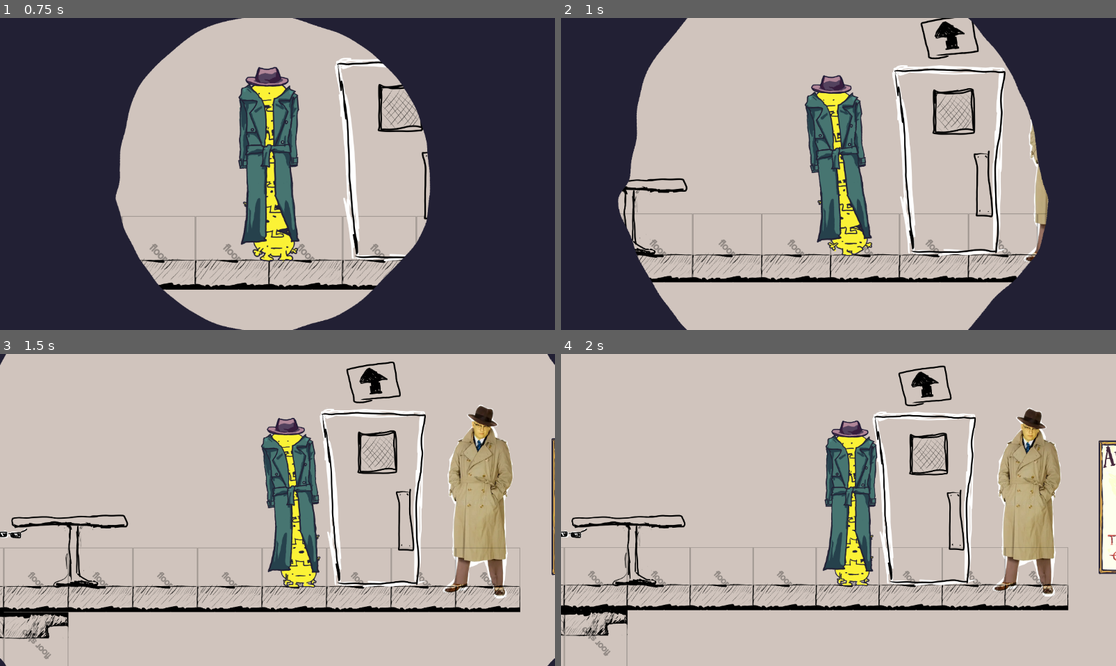
Above: before the commit, frames 1-4 (two rows, left to right).
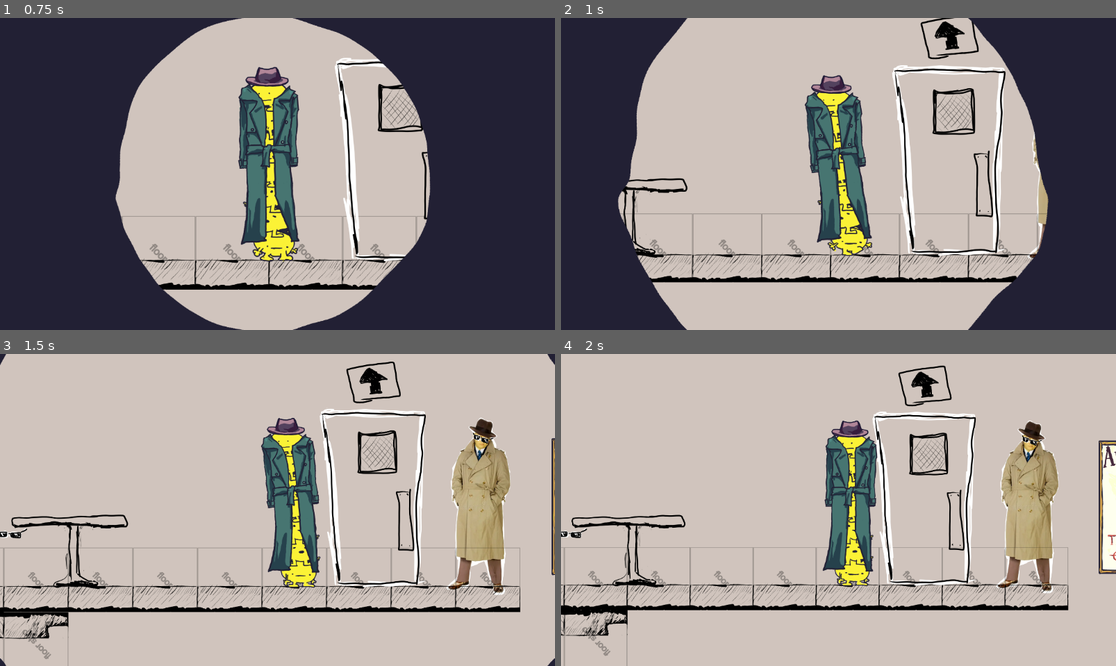
Above: after the commit, the same moments.

Repository: JCoMcL/gourt-game
Game: Godot game, scene res://level/level-container.tscn
Two runs of this game, one before a commit and one after it. Both use one fixed random seed, a clock stepped at 60 frames per second and the inputs below.
Inputs (mouse positions are in pixels of both pictures, inside the frame that each line leads up to):
- Up to frame 1 (0.75 s): move the mouse to (399, 158) at 0.52 s; press the mouse at (399, 158) at 0.53 s; hold Right (go right) from 0.53 s (still down)
- Up to frame 2 (1 s): keep holding Right (go right); tap Mouse wheel down (move equipment down) at 0.8 s
- Up to frame 3 (1.5 s): release Right (go right) at 1.25 s; release the mouse at (399, 494) at 1.25 s; drag from (166, 525) to (11, 531) at 1.27 s
- Up to frame 4 (2 s): no input

Frame 1 is identical in both runs. In frame 2, 0.4% of the frame differs, in the area x 83-88%, y 32-79%; in frame 3, 2.1%, in the area x 79-93%, y 16-79%; in frame 4, 2.0%.

Commit message:
add sunglasses to thirsty guy and make them grabable. This required fixing four different todos.

Diff:
--- a/actors/cast/thirsty_guy.tscn
+++ b/actors/cast/thirsty_guy.tscn
@@ -4,12 +4,16 @@
 [ext_resource type="Shader" uid="uid://dv5u4k7v7wyed" path="res://actors/animated.gdshader" id="2_s2wio"]
 [ext_resource type="Texture2D" uid="uid://c0u7qvls5qpho" path="res://actors/cast/thirsty guy.png" id="3_cg3qy"]
 [ext_resource type="Script" uid="uid://c4qa3jat54ahi" path="res://actors/cast/thirsty_guy.gd" id="3_s2wio"]
+[ext_resource type="PackedScene" uid="uid://c6a0ra2cd2h4g" path="res://props/sunglasses.tscn" id="5_cg3qy"]
 
 [sub_resource type="ShaderMaterial" id="ShaderMaterial_s2wio"]
 resource_local_to_scene = true
 shader = ExtResource("2_s2wio")
 shader_parameter/grow = 0.0
 shader_parameter/handle = Vector2(0, 0)
+
+[sub_resource type="RectangleShape2D" id="RectangleShape2D_cg3qy"]
+size = Vector2(88, 544)
 
 [node name="Thirsty Guy" unique_id=1223829275 instance=ExtResource("1_d25gp")]
 material = SubResource("ShaderMaterial_s2wio")
@@ -18,6 +22,8 @@
 
 [node name="Sprite2D" parent="." index="0" unique_id=824274135]
 material = SubResource("ShaderMaterial_s2wio")
+position = Vector2(1.9999999, -264.00003)
+scale = Vector2(0.915, 0.915)
 texture = ExtResource("3_cg3qy")
 
 [node name="Handle" parent="Sprite2D" index="0" unique_id=454969162]
@@ -29,5 +35,11 @@
 offset_right = 33.53
 offset_bottom = 101.69
 
+[node name="Sunglasses" parent="Sprite2D" index="1" unique_id=52238508 instance=ExtResource("5_cg3qy")]
+position = Vector2(13.114752, -246.99449)
+rotation = 0.28378794
+scale = Vector2(0.48231608, 0.5582207)
+
 [node name="CollisionShape2D" parent="." index="1" unique_id=367172346]
-position = Vector2(3, -301.75)
+position = Vector2(7, -272)
+shape = SubResource("RectangleShape2D_cg3qy")
--- a/gourts/disguise/disguise.gd
+++ b/gourts/disguise/disguise.gd
@@ -80,7 +80,7 @@
 		transform.x = wearer.transform.x # Hack to unflip self if parent flips
 	else:
 		z_as_relative = false
-		z_index = wearer.z_index + plus_z #TODO calculate the wearer's global z_index
+		z_index = Yute.get_canvas_item_global_z(wearer) + plus_z
 
 	clear_points()
 	add_point_from(wearer.get_node("Perch"))
--- a/player.gd
+++ b/player.gd
@@ -109,15 +109,31 @@
 		if _selected_gourt:
 			_selected_item = _selected_gourt.move_equipment(direction, item)
 
+func most_eligible_interactable(items: Array, point: Vector2) -> Node:
+	var visible_items = items.filter(func(i): return not i is CanvasItem or i.is_visible_in_tree())
+	if visible_items.is_empty():
+		return null
+	return visible_items.reduce(func(best, candidate):
+		var zb = Yute.get_canvas_item_global_z(best) if best is CanvasItem else 0
+		var zc = Yute.get_canvas_item_global_z(candidate) if candidate is CanvasItem else 0
+		if zc != zb:
+			return candidate if zc > zb else best
+		var db = best.global_position.distance_squared_to(point) if best is Node2D else INF
+		var dc = candidate.global_position.distance_squared_to(point) if candidate is Node2D else INF
+		return candidate if dc < db else best
+	)
+
 func try_quick_move_item(ev: InputEvent, direction: int):
-	var items = Clision.get_objects_at(event_position(ev), "interactive") #TODO sort this list for more consisten results
+	var ev_pos = event_position(ev)
+	var items = Clision.get_objects_at(ev_pos, "interactive")
 	if _selected_gourt not in items:
 		_selected_gourt = null
 
-	if items:
-		var item_gourt = items[0] if items[0] is Gourt else Gourtilities.get_equipment_owner(items[0])
+	var top = most_eligible_interactable(items, ev_pos)
+	if top:
+		var item_gourt = top if top is Gourt else Gourtilities.get_equipment_owner(top)
 		if Gourtilities.in_same_stack(player_character, item_gourt):
-			quick_move_item(items[0], direction)
+			quick_move_item(top, direction)
 			return
 	if _selected_item:
 		if Gourtilities.in_same_stack(player_character, Gourtilities.get_equipment_owner(_selected_item)):
@@ -134,8 +150,9 @@
 	if ev.is_action_pressed("interact"):
 		var ev_pos = event_position(ev)
 		var interactables = Clision.get_objects_at(ev_pos, "interactive")
-		if interactables:
-			player_character._interact(interactables[0], ev_pos) #TODO we should try to handle the whole array not just whatever is arbitrarily the first element
+		var top = most_eligible_interactable(interactables, ev_pos)
+		if top:
+			player_character._interact(top, ev_pos)
 	elif ev.is_action_pressed("move equipment up"):
 		try_quick_move_item(ev, Direction.UP)
 	elif ev.is_action_pressed("move equipment down"):
--- a/props/equipable.gd
+++ b/props/equipable.gd
@@ -28,7 +28,7 @@
 			reparent(target_slot)
 		else:
 			target_slot.add_child(self)
-	position = Vector2.ZERO
+	transform = Transform2D.IDENTITY
 	return true
 
 func rigor_mortis():
--- a/props/water_cooler.tscn
+++ b/props/water_cooler.tscn
@@ -14,66 +14,49 @@
 [sub_resource type="RectangleShape2D" id="RectangleShape2D_y1qp6"]
 size = Vector2(59, 66)
 
-[node name="WaterCooler" type="Sprite2D"]
+[sub_resource type="RectangleShape2D" id="RectangleShape2D_skyo5"]
+size = Vector2(118, 143)
+
+[node name="WaterCooler" type="Sprite2D" unique_id=1145686332]
 texture = ExtResource("3_i5a3f")
 
-[node name="Cup Filler" type="Area2D" parent="."]
+[node name="Cup Filler" type="Area2D" parent="." unique_id=303849251]
 position = Vector2(25, 18)
 collision_layer = 32
 collision_mask = 0
 script = ExtResource("4_brw10")
 output = ExtResource("5_8vm3n")
 
-[node name="CollisionShape2D" type="CollisionShape2D" parent="Cup Filler"]
+[node name="CollisionShape2D" type="CollisionShape2D" parent="Cup Filler" unique_id=660527923]
 shape = SubResource("RectangleShape2D_c8atm")
 
-[node name="Cup Dispenser" type="Area2D" parent="."]
+[node name="Cup Dispenser" type="Area2D" parent="." unique_id=1540907935]
 position = Vector2(-77, 17)
 collision_layer = 32
 collision_mask = 0
 script = ExtResource("4_y1qp6")
 output = ExtResource("2_sgrtc")
 
-[node name="CollisionShape2D" type="CollisionShape2D" parent="Cup Dispenser"]
-position = Vector2(0.5, 3)
+[node name="CollisionShape2D" type="CollisionShape2D" parent="Cup Dispenser" unique_id=1522829767]
+scale = Vector2(0.85570776, 0.89057297)
 shape = SubResource("RectangleShape2D_y1qp6")
 
-[node name="Cool Part" type="Area2D" parent="." node_paths=PackedStringArray("filler")]
-position = Vector2(16, -208)
-scale = Vector2(1.5735, 0.530086)
+[node name="Cool Part" type="Area2D" parent="." unique_id=1210312177 node_paths=PackedStringArray("filler")]
+position = Vector2(22, -163)
 collision_layer = 32
 collision_mask = 0
 script = ExtResource("2_8vm3n")
 updated_output = ExtResource("7_skyo5")
 filler = NodePath("../Cup Filler")
 
-[node name="CollisionShape2D" type="CollisionShape2D" parent="Cool Part"]
-shape = SubResource("RectangleShape2D_c8atm")
+[node name="CollisionShape2D" type="CollisionShape2D" parent="Cool Part" unique_id=426255102]
+position = Vector2(0, -1.5)
+shape = SubResource("RectangleShape2D_skyo5")
 
-[node name="Body" type="Node2D" parent="Cool Part"]
-position = Vector2(0, -3.71427)
+[node name="Body" type="Node2D" parent="Cool Part" unique_id=846055619]
 scale = Vector2(0.715149, 0.619046)
 
-[node name="Face" type="Node2D" parent="Cool Part/Body"]
+[node name="Face" type="Node2D" parent="Cool Part/Body" unique_id=1136223370]
 
-[node name="EyesSlot" type="Node2D" parent="Cool Part/Body/Face"]
-
-[node name="Cool Part2" type="Area2D" parent="." node_paths=PackedStringArray("filler")]
-position = Vector2(14, -140)
-scale = Vector2(1.5735, 0.530086)
-collision_layer = 32
-collision_mask = 0
-script = ExtResource("2_8vm3n")
-updated_output = ExtResource("7_skyo5")
-filler = NodePath("../Cup Filler")
-
-[node name="CollisionShape2D" type="CollisionShape2D" parent="Cool Part2"]
-shape = SubResource("RectangleShape2D_c8atm")
-
-[node name="Body" type="Node2D" parent="Cool Part2"]
-position = Vector2(0, -3.71427)
-scale = Vector2(0.715149, 0.619046)
-
-[node name="Face" type="Node2D" parent="Cool Part2/Body"]
-
-[node name="EyesSlot" type="Node2D" parent="Cool Part2/Body/Face"]
+[node name="EyesSlot" type="Node2D" parent="Cool Part/Body/Face" unique_id=1995878459]
+position = Vector2(-6.2206354, -94.46969)
--- a/tools/yute.gd
+++ b/tools/yute.gd
@@ -75,6 +75,14 @@
 
 	return Rect2(top_left, bottom_right - top_left)
 
+func get_canvas_item_global_z(node: CanvasItem) -> int:
+	if not node.z_as_relative:
+		return node.z_index
+	var parent = node.get_parent()
+	if parent is CanvasItem:
+		return node.z_index + get_canvas_item_global_z(parent)
+	return node.z_index
+
 func get_global_rect(o: Node) -> Rect2:
 	if not o:
 		return Rect2(Vector2.ZERO, Vector2.ZERO)
Not shown: 1 places in props/water_cooler.tscn that only renumber resources
Not shown, changed: README.md
